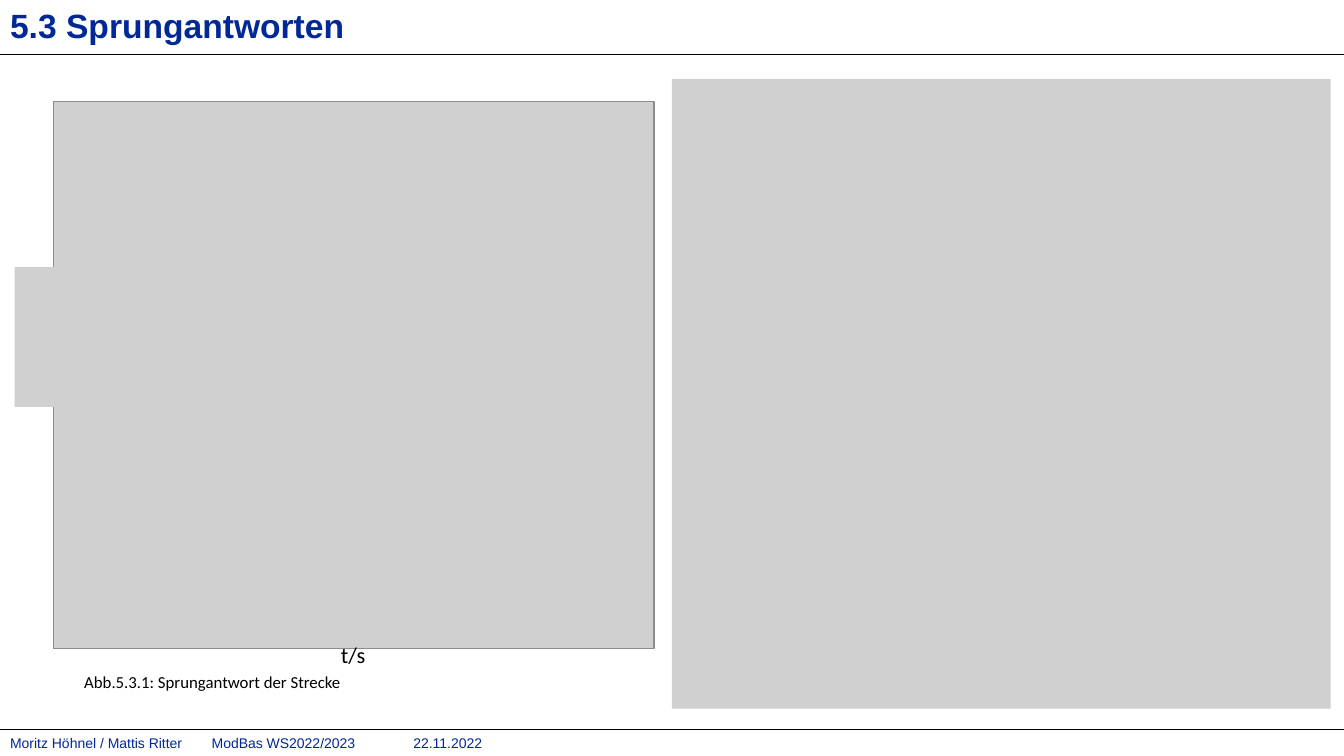
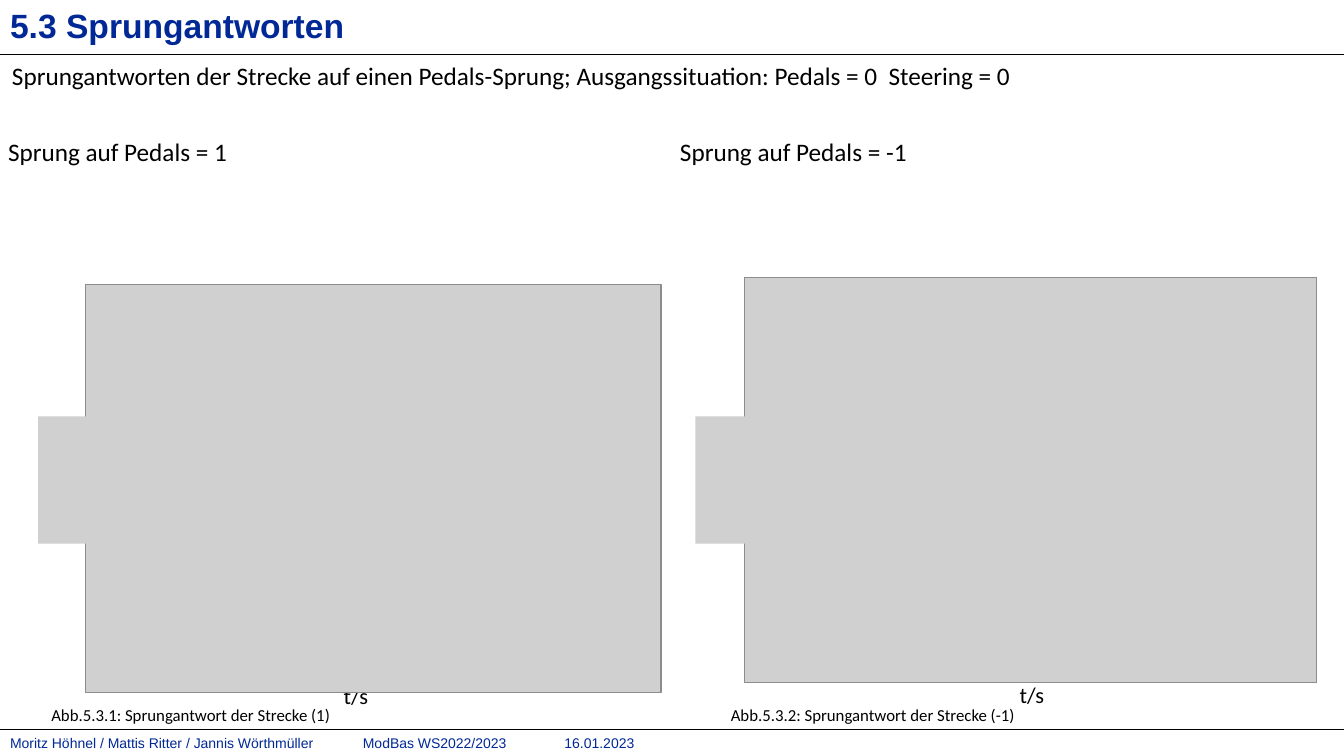
Before and after one commit to mattisritter/VerteilteSysteme, a slide deck: slide 5 of Modbas/Doku/ModBas.pptx. Drawn at 1344x756 pixels with LibreOffice and Linux fonts; fonts in the diff are those of the drawing; grey boxes stand for pictures; background and template pictures are left out. Boxes give left, top, right and bottom in pixels: in the first picture for what was removed or moved away, otherwise in the second. Text is boxed around its words. In the diff, an @@ line names an element or a change of style, - is before the commit and + after.

```diff
--- a/Modbas/Doku/ModBas.pptx
+++ b/Modbas/Doku/ModBas.pptx
@@ text added at box(12, 67, 1010, 90), 18 pt, text #000000 @@
+Sprungantworten der Strecke auf einen Pedals-Sprung; Ausgangssituation: Pedals = 0 Steering = 0
@@ table added at box(0, 133, 1343, 750), 2 rows, 2 columns @@
+Sprung auf Pedals = 1 | Sprung auf Pedals = -1
+ | 
@@ picture removed at box(15, 267, 61, 407) @@
@@ picture: place and size @@
-picture at box(53, 102, 654, 649)
+picture at box(86, 284, 661, 692)
@@ picture: place and size @@
-picture at box(673, 79, 1332, 709)
+picture at box(745, 277, 1317, 683)
@@ picture added at box(38, 417, 89, 544) @@
@@ picture added at box(695, 417, 747, 544) @@
@@ text "t/s": place and size @@
-text "t/s" at box(341, 644, 365, 664)
+text "t/s" at box(344, 692, 368, 710)
@@ text added at box(1020, 687, 1044, 704), 16 pt, text #000000 @@
+t/s
@@ text at box(51, 709, 330, 724): text changed @@
-Abb.5.3.1: Sprungantwort der Strecke
+Abb.5.3.1: Sprungantwort der Strecke (1)
@@ text added at box(731, 709, 1015, 724), 12 pt, text #000000 @@
+Abb.5.3.2: Sprungantwort der Strecke (-1)
@@ text at box(10, 738, 634, 748): text changed @@
-Moritz Höhnel / Mattis Ritter ModBas WS2022/2023 22.11.2022
+Moritz Höhnel / Mattis Ritter / Jannis Wörthmüller ModBas WS2022/2023 16.01.2023
```
Also in this commit, not shown: 14 other slides changed, 15 slides added, 2 slides removed.
